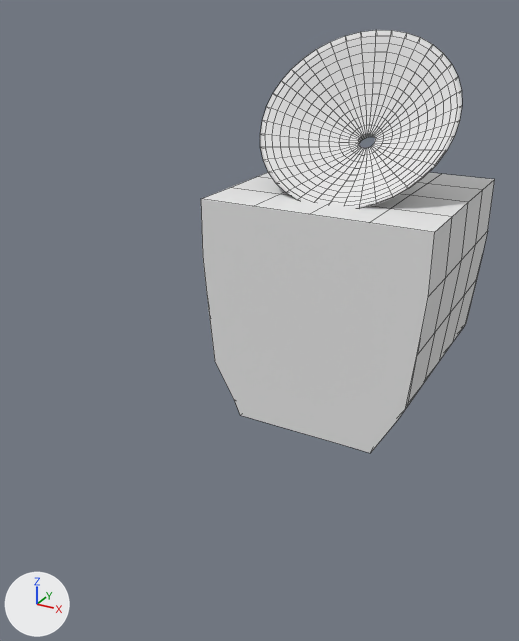
The OBJ model Assets/Resources/Models/RadarMiddle.obj: old version first, new version second.
Rendered twice from a camera (50 mm lens) standing at (2.3, -3.95, 2.5) and looking at (-0.23, 0.65, 0.19). The lights are fixed; the arrows at lower left show +X, +Y and +Z. Mesh edges are drawn as thin lines. Where no turn or scale is listed for an object, it has been applied to the vertices. Vertices at the same position are counted once.

Names of what the first picture shows: 'BezierCurve', 'Hull_Cube'.
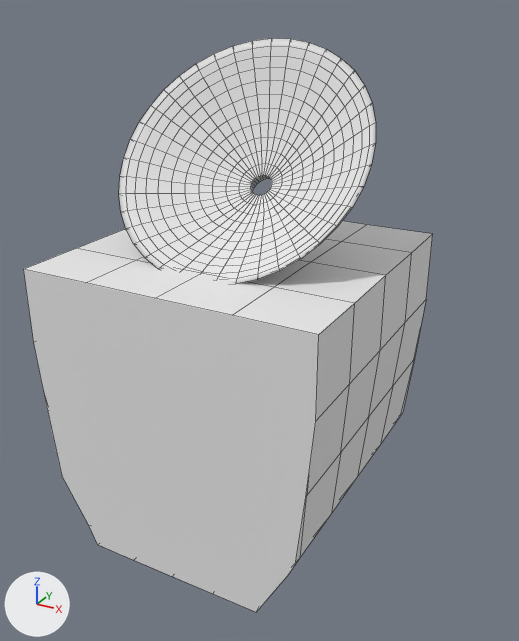
Pixel boxes (x1, y1, x2, y2) of what changed, in the pictures (519 x 641 px):
'Hull_Cube', mesh moved: before (201, 173, 495, 453); after (23, 221, 433, 612)
'BezierCurve', mesh moved: before (260, 30, 462, 208); after (119, 38, 376, 284)

Edits to the bpy script that builds the scene:
```text
Change me_beziercurve:
    where me_beziercurve.from_pydata(...)  # 899 vertices, 858 faces; spans x -0.87..0.87, y 1.36..2.51, z 0.96..2.29
    used by ob_beziercurve; location = (0.0, 0.0, 0.0)
    me_beziercurve part 1: the whole mesh is moved by (0.0, -1.96, 0.0)
Change me_hull_cube:
    where me_hull_cube.from_pydata(...)  # 106 vertices, 90 faces; spans x -1.0..1.0, y 1.03..2.98, z -1.0..1.0
    used by ob_hull_cube; location = (0.0, 0.0, 0.0)
    me_hull_cube part 2: the whole mesh is moved by (0.0, -2.0, 0.0)
```
